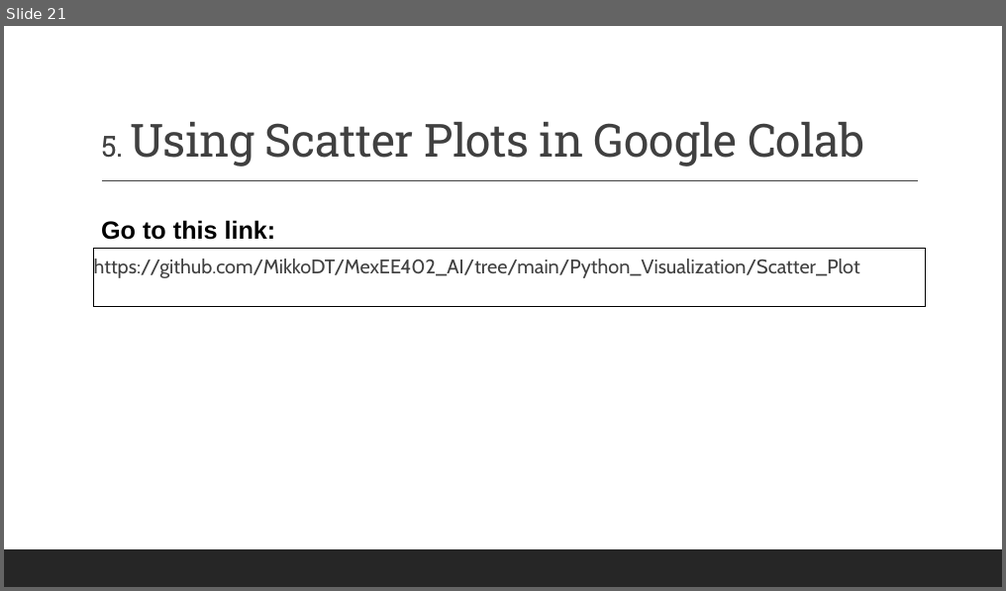
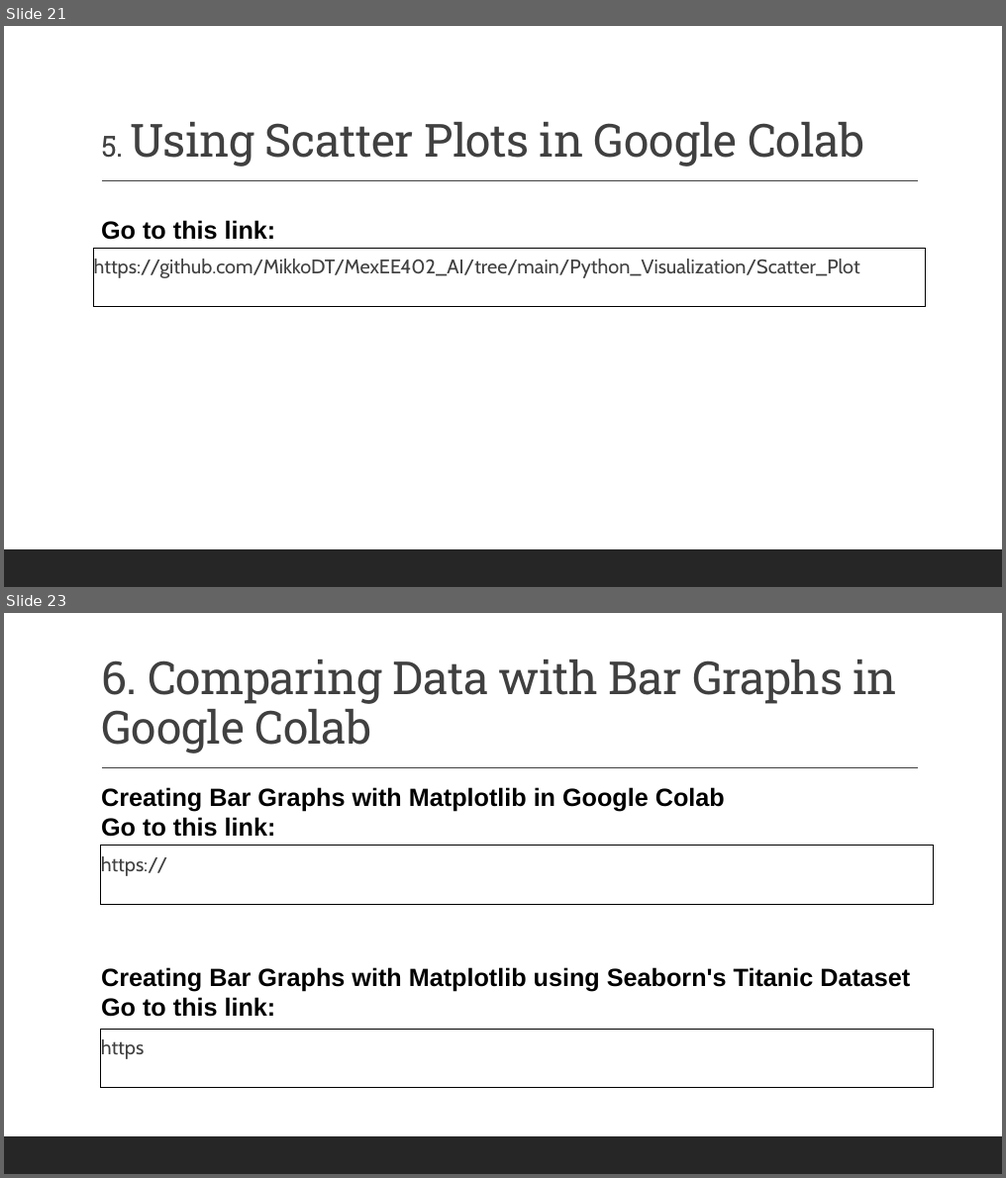
Before and after one commit to MikkoDT/MexEE402_AI, a slide deck: Lectures/II_Data_Visualization_with_Python.pptx. Shown one above the other, each under a label of ours: slide 21 before the commit, slides 21 and 23 after it; the slides between them are not shown. The pictures are 1006x591 and 1006x1178 pixels, drawn with LibreOffice and Linux fonts; fonts in the diff are those of the drawing. Boxes give left, top, right and bottom in pixels: in the first picture for what was removed or moved away, otherwise in the second. Text is boxed around its words. In the diff, an @@ line names an element or a change of style, - is before the commit and + after.

```diff
--- a/Lectures/II_Data_Visualization_with_Python.pptx
+++ b/Lectures/II_Data_Visualization_with_Python.pptx
@@ slide 23 added at [4,613,1002,1174], background #FFFFFF; not listed: 2 template elements that a slide beside it also shows @@
@@ title added at [101,660,898,754], 44 pt, text #404040 @@
+6. Comparing Data with Bar Graphs in Google Colab
@@ text added at [101,787,725,837], 24 pt, text #000000, bold @@
+Creating Bar Graphs with Matplotlib in Google Colab
+Go to this link:
@@ rectangle added at [101,846,933,904], outline #000000 0.75 pt, 19 pt, text #404040 @@
+https://
@@ text added at [101,967,910,1017], 24 pt, text #000000, bold @@
+Creating Bar Graphs with Matplotlib using Seaborn's Titanic Dataset
+Go to this link:
@@ rectangle added at [101,1029,933,1087], outline #000000 0.75 pt, 19 pt, text #404040 @@
+https
```
Also in this commit, not shown: 10 other slides added, 7 other files.
